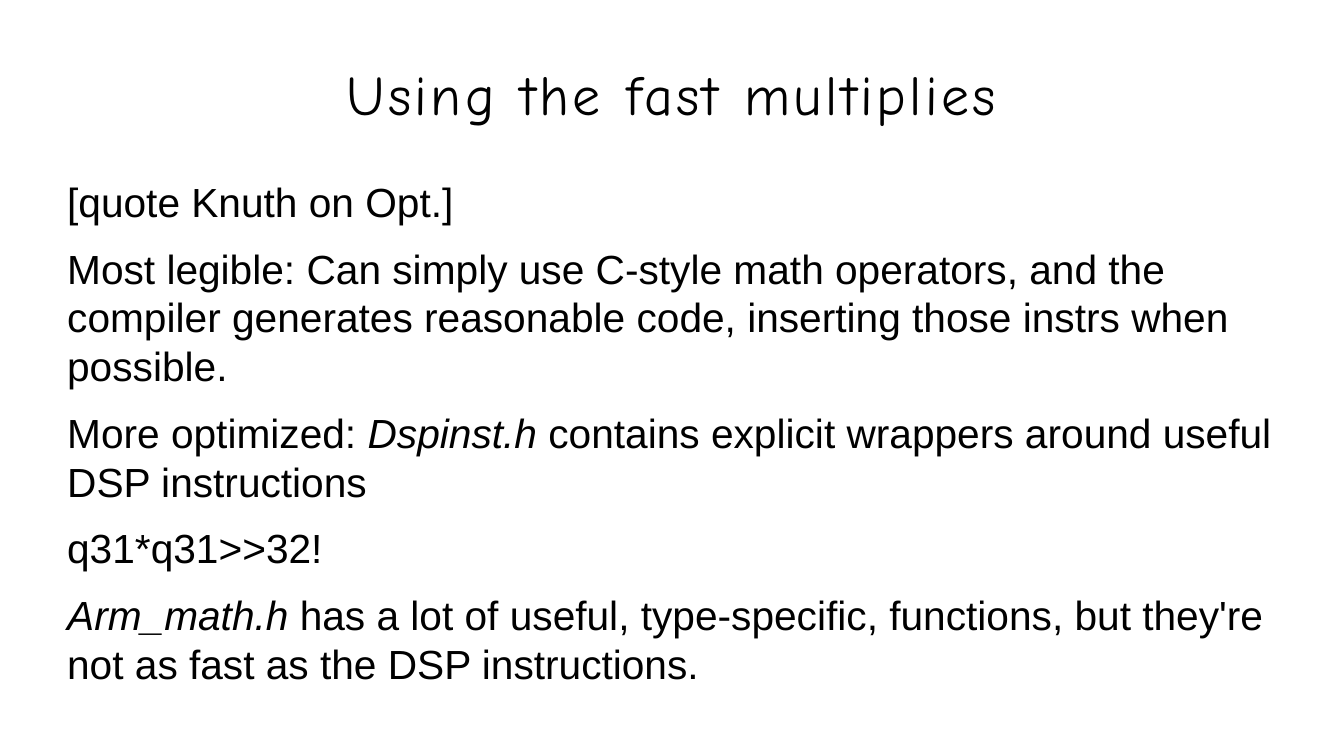
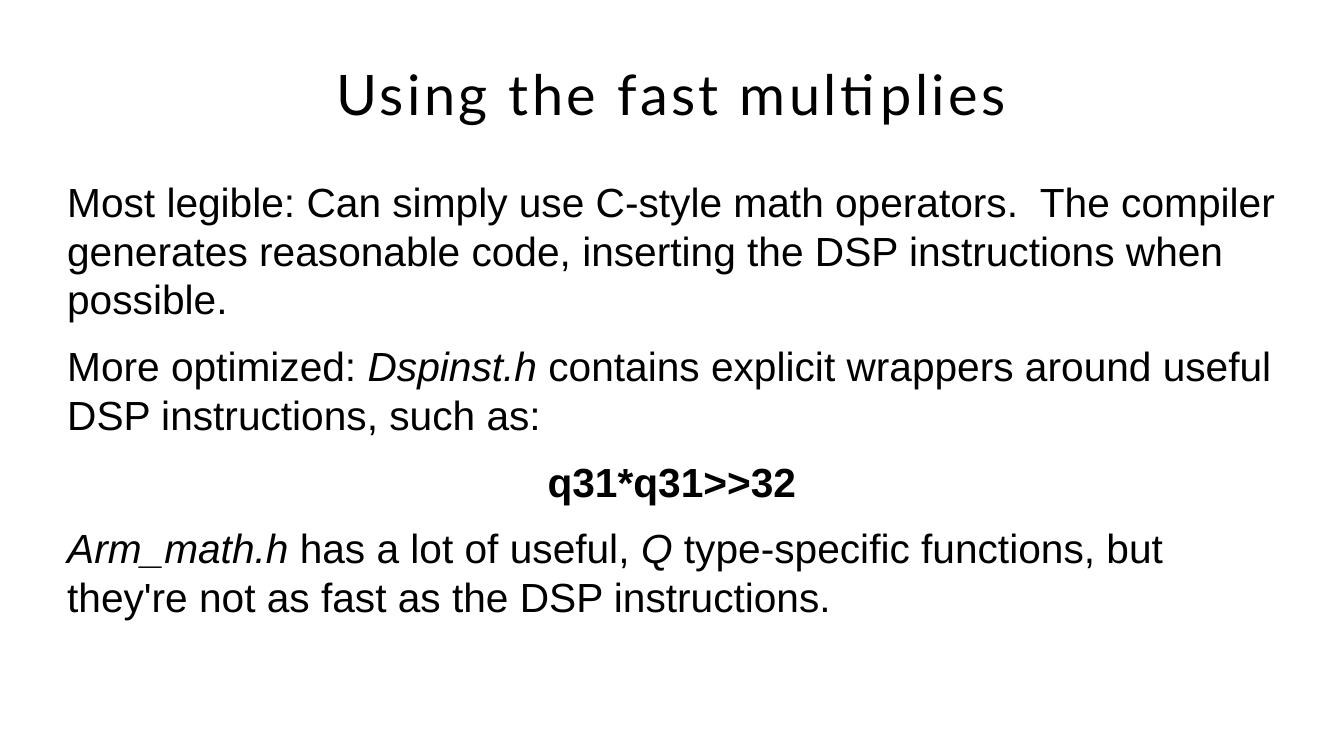
Before and after one commit to Jacquot-SFE/Teensy-synth-platform, a slide deck: slide 26 of presentation/slides/teensy-synthesis.odp (slide 25 before the commit). Drawn at 1344x755 pixels with LibreOffice and Linux fonts; fonts in the diff are those of the drawing; background and template pictures are left out. Boxes give left, top, right and bottom in pixels: in the first picture for what was removed or moved away, otherwise in the second. Text is boxed around its words. In the diff, an @@ line names an element or a change of style, - is before the commit and + after.

```diff
--- a/presentation/slides/teensy-synthesis.odp
+++ b/presentation/slides/teensy-synthesis.odp
@@ title "Using the fast multiplies" at <box>337,73,718,125</box>: font Comic Neue to Lato @@
@@ text at <box>67,187,1275,620</box>: text changed @@
-[quote Knuth on Opt.]
-Most legible: Can simply use C-style math operators, and the compiler generates reasonable code, inserting those instrs when possible.
-More optimized: Dspinst.h contains explicit wrappers around useful DSP instructions
-q31*q31>>32!
-Arm_math.h has a lot of useful, type-specific, functions, but they're not as fast as the DSP instructions.
+Most legible: Can simply use C-style math operators. The compiler generates reasonable code, inserting the DSP instructions when possible.
+More optimized: Dspinst.h contains explicit wrappers around useful DSP instructions, such as:
+q31*q31>>32
+Arm_math.h has a lot of useful, Q type-specific functions, but they're not as fast as the DSP instructions.
```
Also in this commit, not shown: 27 other slides changed, 1 slide added, 11 other files.
